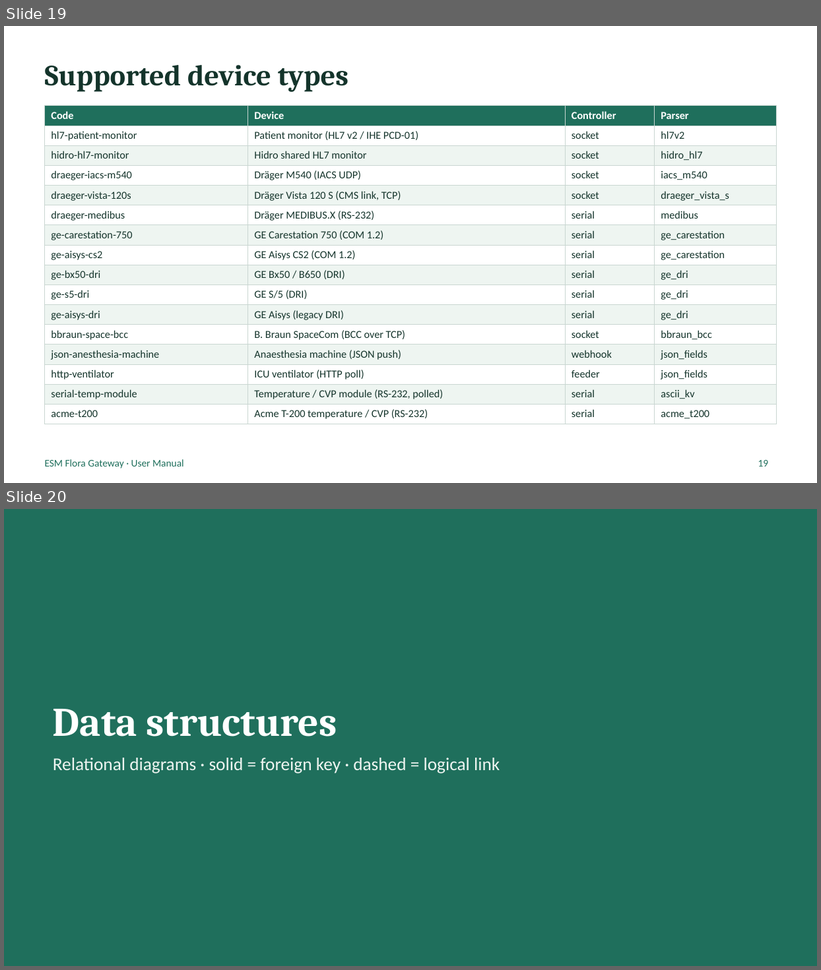
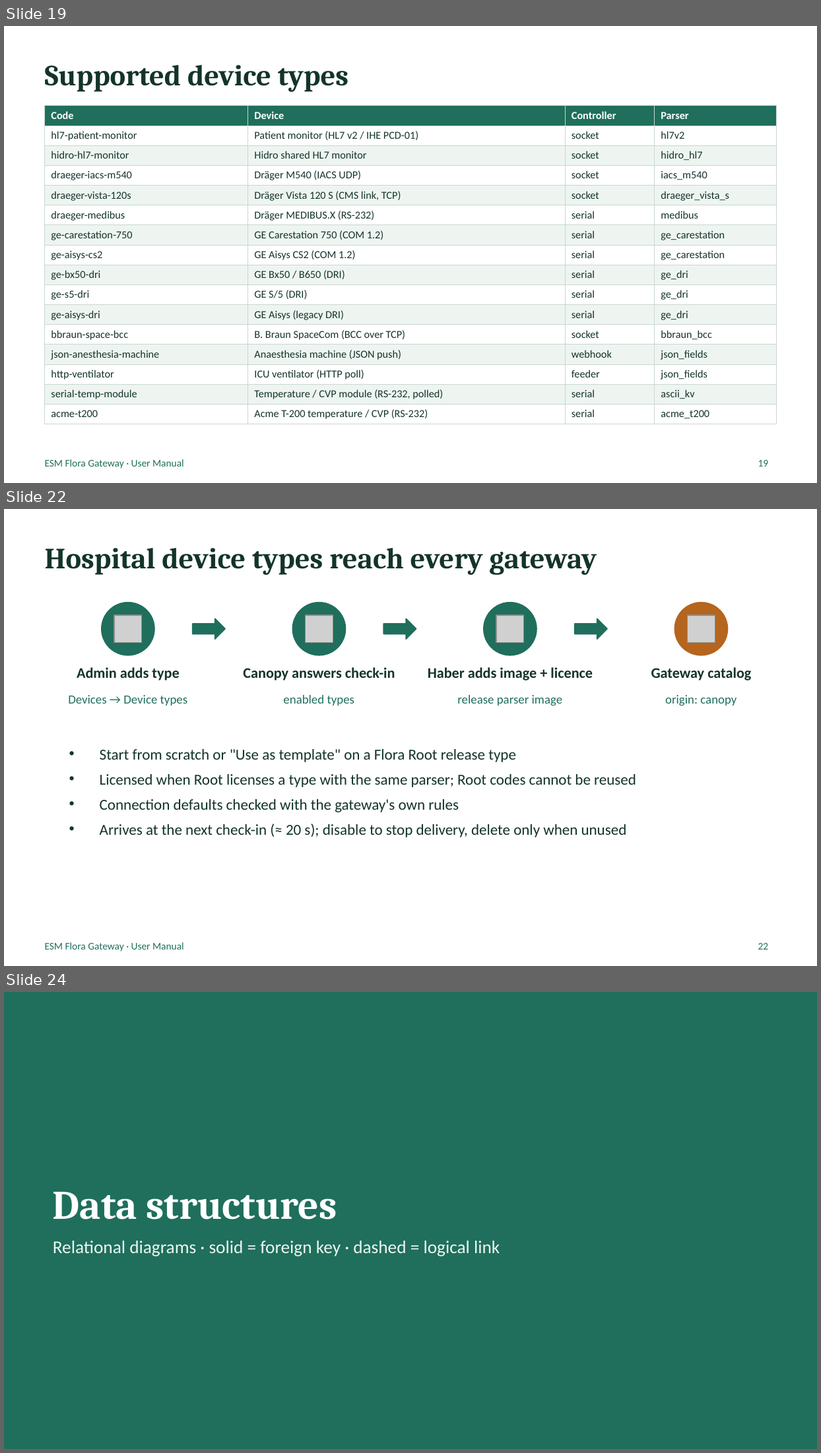
Before and after one commit to Parinya-cram/flora-core, a slide deck: docs/gateway-manual/Flora-Gateway-User-Manual.pptx. Shown one above the other, each under a label of ours: slides 19 and 20 before the commit, slides 19, 22 and 24 after it; the slides between them are not shown. The pictures are 821x970 and 821x1453 pixels, drawn with LibreOffice and Linux fonts; fonts in the diff are those of the drawing; grey boxes stand for pictures. Boxes give left, top, right and bottom in pixels: in the first picture for what was removed or moved away, otherwise in the second. Text is boxed around its words. In the diff, an @@ line names an element or a change of style, - is before the commit and + after.

```diff
--- a/docs/gateway-manual/Flora-Gateway-User-Manual.pptx
+++ b/docs/gateway-manual/Flora-Gateway-User-Manual.pptx
@@ slide 22 added at (4,509,817,966), background #FFFFFF; not listed: 1 template element that a slide beside it also shows @@
@@ title added at (45,548,597,575), 26 pt, text #14342B, bold @@
+Hospital device types reach every gateway
@@ ellipse added at (102,603,154,656), fill #1F6F5C, outline #1F6F5C 1 pt @@
@@ ellipse added at (292,603,345,656), fill #1F6F5C, outline #1F6F5C 1 pt @@
@@ ellipse added at (484,603,537,656), fill #1F6F5C, outline #1F6F5C 1 pt @@
@@ ellipse added at (675,603,727,656), fill #B5651D, outline #B5651D 1 pt @@
@@ picture added at (115,615,142,643) @@
@@ right arrow added at (193,619,225,639), fill #1F6F5C, outline #1F6F5C 1 pt @@
@@ picture added at (306,615,333,643) @@
@@ right arrow added at (384,619,416,639), fill #1F6F5C, outline #1F6F5C 1 pt @@
@@ picture added at (497,615,524,643) @@
@@ right arrow added at (575,619,607,639), fill #1F6F5C, outline #1F6F5C 1 pt @@
@@ picture added at (688,615,715,643) @@
@@ text added at (77,667,179,681), 13 pt, text #14342B, bold @@
+Admin adds type
@@ text added at (243,667,395,681), 13 pt, text #14342B, bold @@
+Canopy answers check-in
@@ text added at (428,667,593,681), 13 pt, text #14342B, bold @@
+Haber adds image + licence
@@ text added at (651,667,751,681), 13 pt, text #14342B, bold @@
+Gateway catalog
@@ text added at (68,695,187,706), 11 pt, text #1F6F5C @@
+Devices → Device types
@@ text added at (283,695,354,706), 11 pt, text #1F6F5C @@
+enabled types
@@ text added at (457,695,563,706), 11 pt, text #1F6F5C @@
+release parser image
@@ text added at (665,695,737,706), 11 pt, text #1F6F5C @@
+origin: canopy
@@ text added at (100,749,636,838), 13.5 pt, text #14342B @@
+• Start from scratch or "Use as template" on a Flora Root release type
+• Licensed when Root licenses a type with the same parser; Root codes cannot be reused
+• Connection defaults checked with the gateway's own rules
+• Arrives at the next check-in (≈ 20 s); disable to stop delivery, delete only when unused
@@ page number added at (758,943,769,950), 9 pt, text #1F6F5C @@
+22
@@ what was slide 20 is now slide 24 @@
```
Also in this commit, not shown: 3 slides changed, 5 other slides added, 24 other files.
